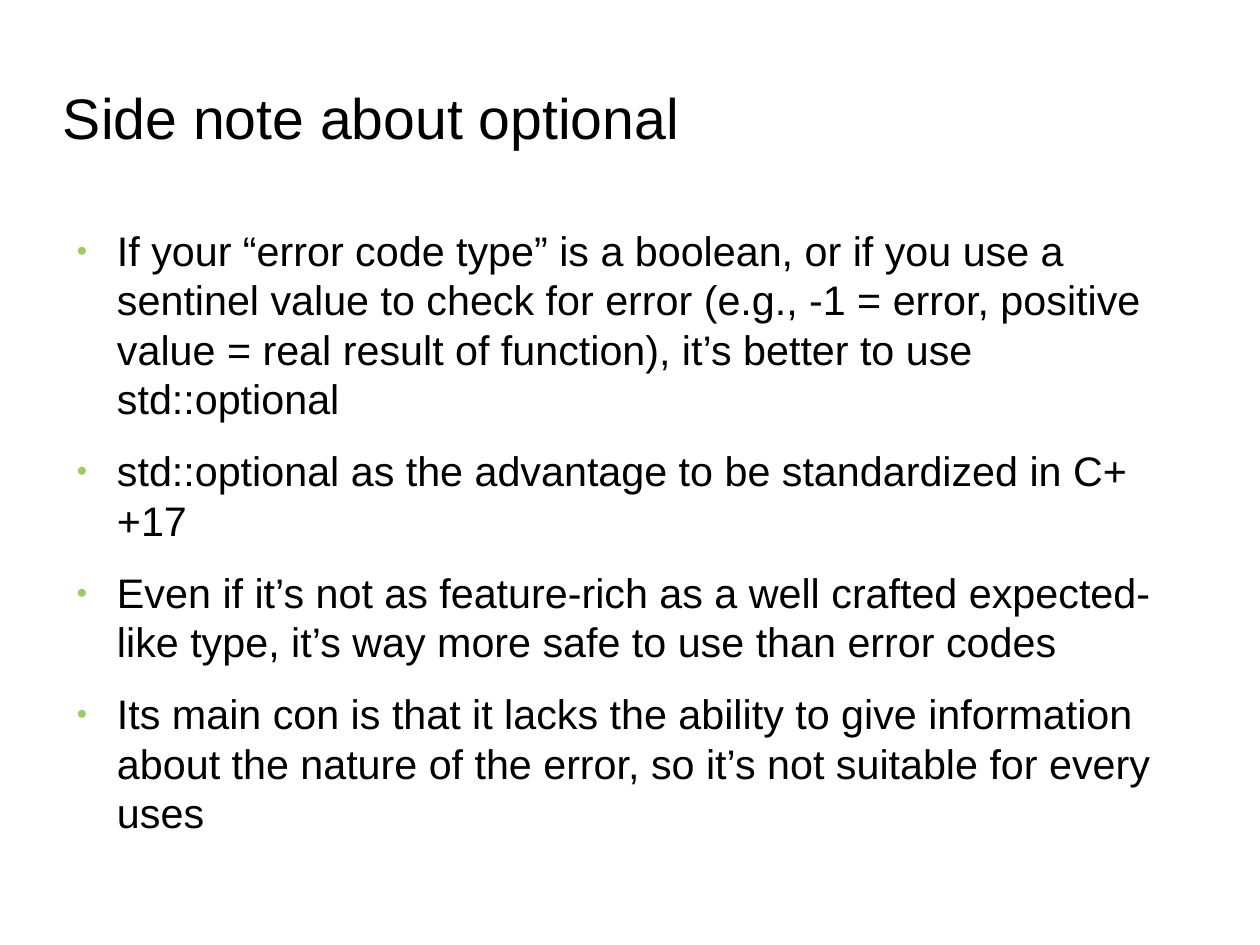
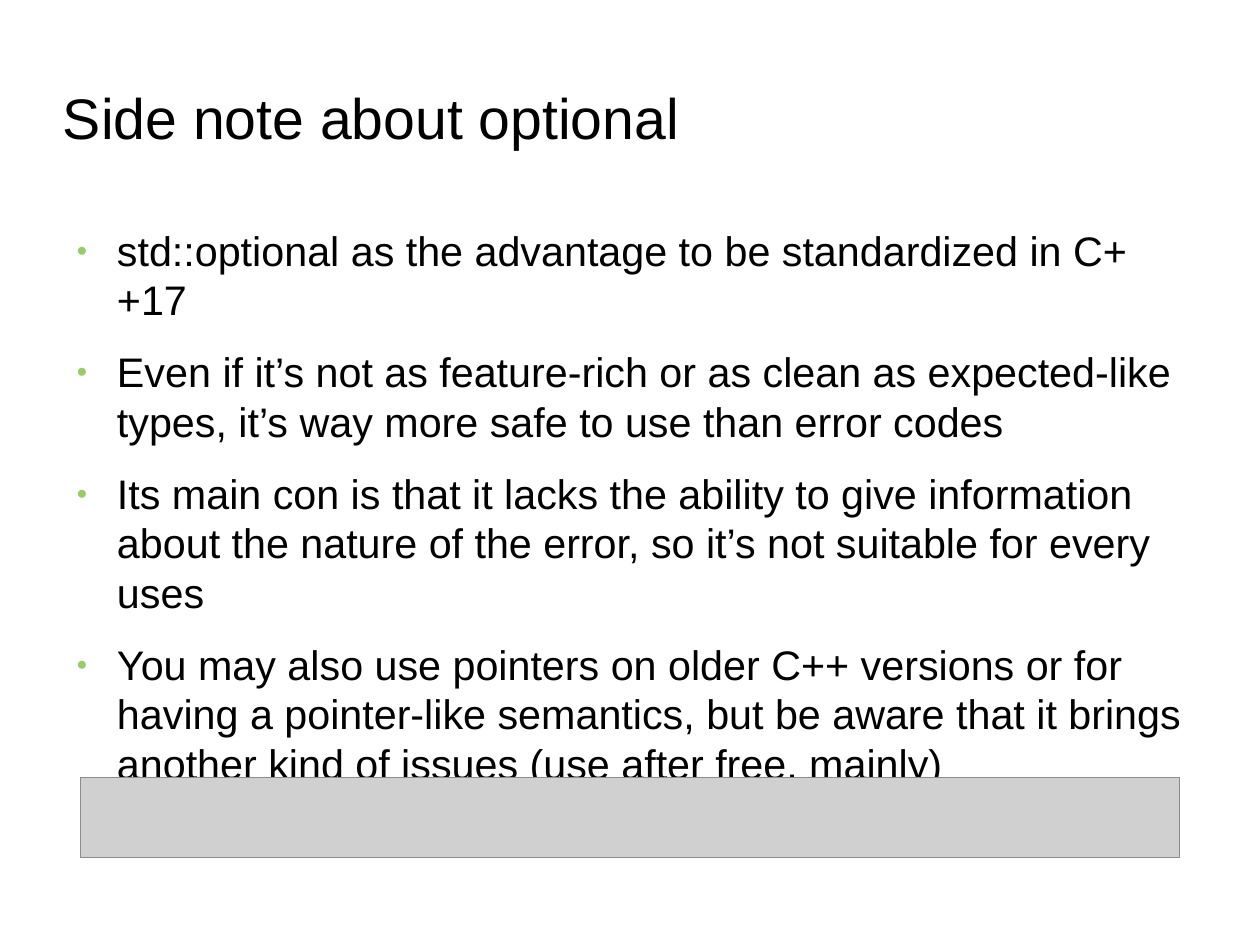
Before and after one commit to FranckRJ/CPP-trainings, a slide deck: slide 8 of expected-like-types/expected-like-types.odp (slide 7 before the commit). Drawn at 1260x945 pixels with LibreOffice and Linux fonts; fonts in the diff are those of the drawing; grey boxes stand for pictures; background and template pictures are left out. Boxes give left, top, right and bottom in pixels: in the first picture for what was removed or moved away, otherwise in the second. Text is boxed around its words. In the diff, an @@ line names an element or a change of style, - is before the commit and + after.

Commit message:
Finalisation de la présentation des expected-like types.

```diff
--- a/expected-like-types/expected-like-types.odp
+++ b/expected-like-types/expected-like-types.odp
@@ text at (117, 236, 1140, 422): paragraph removed @@
-● If your “error code type” is a boolean, or if you use a sentinel value to check for error (e.g., -1 = error, positive value = real result of function), it’s better to use std::optional
@@ text at (117, 357, 1171, 445): text changed @@
-● Even if it’s not as feature-rich as a well crafted expected-like type, it’s way more safe to use than error codes
+● Even if it’s not as feature-rich or as clean as expected-like types, it’s way more safe to use than error codes
@@ text at (117, 650, 1180, 787): paragraph added @@
+● You may also use pointers on older C++ versions or for having a pointer-like semantics, but be aware that it brings another kind of issues (use after free, mainly)
@@ picture added at (81, 777, 1180, 858) @@
```
Also in this commit, not shown: 3 other slides changed, 6 slides added, 2 slides removed, 1 other file.
